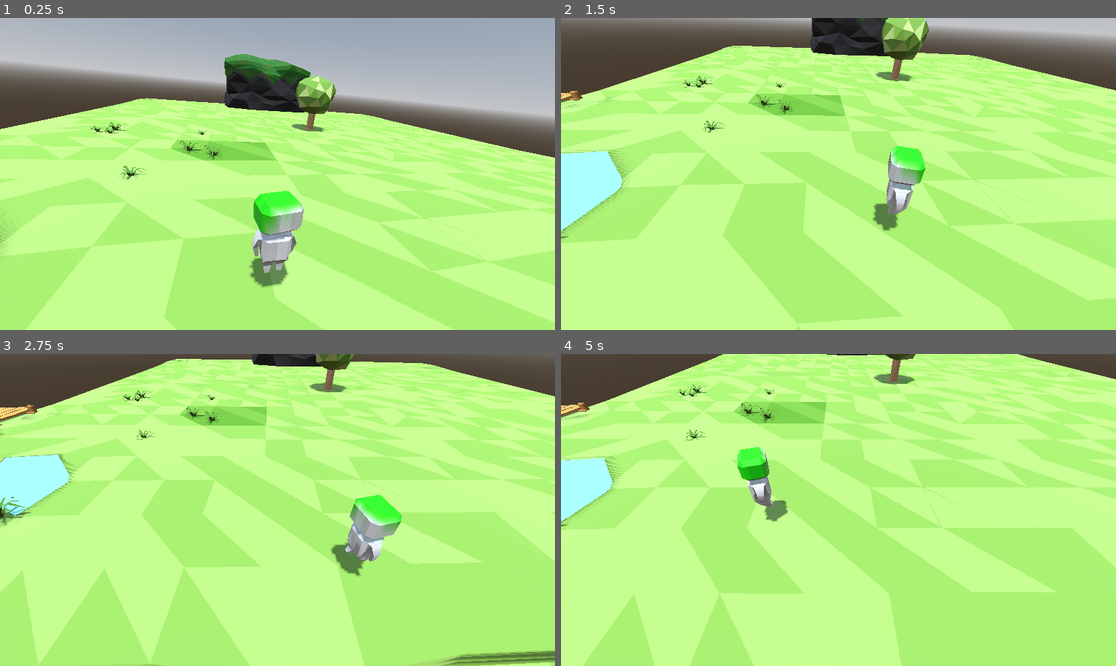
Above: before the commit, frames 1-4 (two rows, left to right).
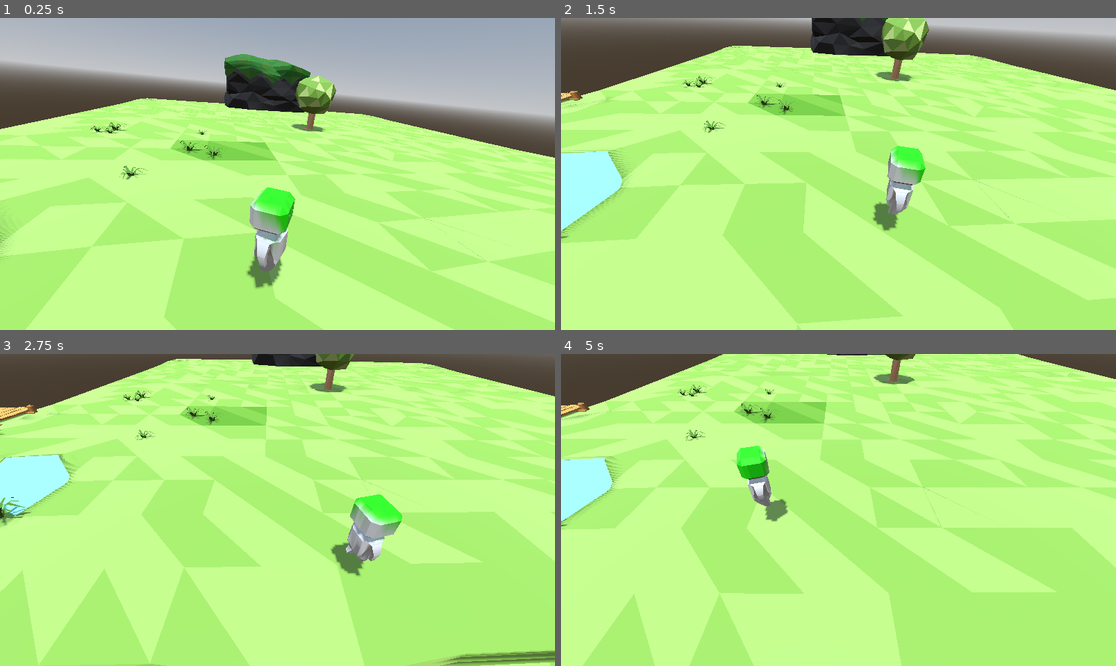
Above: after the commit, the same moments.

Repository: AYT04/SmallWorld4
Game: Godot game, scene res://scenes/scn_dev/scn_dev.tscn
The game is run twice, just before and just after one commit, with the same random seed, the same clock (stepped at 60 frames per second) and the same inputs.
Inputs:
- Up to frame 1 (0.25 s): no input
- Up to frame 2 (1.5 s): tap Enter at 0.5 s; hold D (right) 0.53-1.28 s; hold S (down) from 1.28 s (still down)
- Up to frame 3 (2.75 s): release S (down) at 2.03 s; hold D (right) from 2.03 s (still down)
- Up to frame 4 (5 s): release D (right) at 2.78 s; hold W (up) 2.78-3.53 s; hold A (left) from 3.53 s (still down)

The runs differ from the first frame. In frame 1, 1.6% of the frame differs, in the area x 44-55%, y 54-87%; in frame 2, less than 0.1%; in frame 3, less than 0.1%; in frame 4, 0.2%.

Commit message:
Seprate Player's motion to Character's animation

Diff:
--- a/scenes/scn_dev/scn_dev.tscn
+++ b/scenes/scn_dev/scn_dev.tscn
@@ -1,7 +1,8 @@
-[gd_scene load_steps=13 format=3 uid="uid://cvktd60i4fpgf"]
+[gd_scene load_steps=14 format=3 uid="uid://cvktd60i4fpgf"]
 
 [ext_resource type="PackedScene" uid="uid://cmte018uqxnuf" path="res://assets/beginnerIsland/beginnerIsland.glb" id="1_2eiu6"]
 [ext_resource type="PackedScene" uid="uid://bgm32afxr4n47" path="res://assets/tree/tree.glb" id="2_wlb2l"]
+[ext_resource type="Script" path="res://src/inputs/mvntAnim.gd" id="3_6t2ij"]
 [ext_resource type="Script" path="res://src/inputs/controller.gd" id="3_d52c4"]
 [ext_resource type="PackedScene" uid="uid://cmxq6teevu4lk" path="res://assets/robot/robot.glb" id="3_e3t0f"]
 [ext_resource type="Script" path="res://src/camera/follow_player.gd" id="4_vxe1e"]
@@ -62,12 +63,15 @@
 transform = Transform3D(-0.951105, 0, 0.308868, 0, 1, 0, -0.308868, 0, -0.951105, -7.96336, 2.17061, 17.4349)
 safe_margin = 0.611
 
+[node name="mvntAnim" type="Node" parent="beginnerIsland/Player" node_paths=PackedStringArray("glbmesh")]
+script = ExtResource("3_6t2ij")
+glbmesh = NodePath("../glbmesh")
+
 [node name="glbmesh" parent="beginnerIsland/Player" instance=ExtResource("3_e3t0f")]
 transform = Transform3D(0.95073, 0, 0.310013, 0, 1, 0, -0.310013, 0, 0.95073, -0.024497, -0.086031, -0.0242195)
 
-[node name="controller" type="Node" parent="beginnerIsland/Player" node_paths=PackedStringArray("glbmesh")]
+[node name="controller" type="Node" parent="beginnerIsland/Player"]
 script = ExtResource("3_d52c4")
-glbmesh = NodePath("../glbmesh")
 
 [node name="CollisionShape3D" type="CollisionShape3D" parent="beginnerIsland/Player"]
 transform = Transform3D(1, 0, 0, 0, 1, 0, 0, 0, 1, 0, 0.928668, 0)
--- a/src/inputs/controller.gd
+++ b/src/inputs/controller.gd
@@ -1,21 +1,16 @@
 extends Node
-
+class_name ControledByPlayer
 # Let the user control it's parent with the keyboard
 
 @export var speed: int = 200
 @export var gravity: int = 10
-@export var glbmesh: Node3D
 @export var active: bool = true # Movement can be disabled when inventory is openned for example
 
-var anim: AnimationPlayer
 var parent: CharacterBody3D
 var velocity = Vector2(0, 0)
 
 func _ready():
 	parent = get_parent()
-	assert(glbmesh is Node3D, "You need to provide a glbmesh to animate to contoller")
-	anim = glbmesh.get_node("AnimationPlayer")
-	assert(anim is AnimationPlayer, "contoller has been provided with an invalid glbmesh, no child named AnimationPlayer")
 	assert(parent is CharacterBody3D, "controller must have a CharacterBody3D as parent to control")
 
 func _process(delta):
@@ -62,11 +57,8 @@
 	parent.velocity = Vector3(velocity.x, -gravity, velocity.y)
 	parent.move_and_slide()
 
-	if velocity.length() < 1:
-		anim.play("IdleTrack")
-	else:
-		var target_angle = atan2(velocity.x, velocity.y)
-		var buff = parent.get_rotation()
-		buff.y = lerp_angle(buff.y, target_angle, 0.1)
-		parent.set_rotation(buff)
-		anim.play("WalkTrack")
+	#if velocity.length() >= 1:
+	var target_angle = atan2(velocity.x, velocity.y)
+	var buff = parent.get_rotation()
+	buff.y = lerp_angle(buff.y, target_angle, 0.1)
+	parent.set_rotation(buff)
--- /dev/null
+++ b/src/inputs/mvntAnim.gd
@@ -0,0 +1,22 @@
+extends Node
+class_name AnimAccordingToMvnt
+
+# Have the animation play according to its parent's movements
+
+@export var glbmesh: Node3D
+
+var anim: AnimationPlayer
+var parent: CharacterBody3D
+func _ready():
+	assert(glbmesh is Node3D, "You need to provide a glbmesh to animate to contoller")
+	anim = glbmesh.get_node("AnimationPlayer")
+	assert(anim is AnimationPlayer, "contoller has been provided with an invalid glbmesh, no child named AnimationPlayer")
+	parent = get_parent()
+	assert(parent is CharacterBody3D, "controller must have a CharacterBody3D as parent to control")
+
+func _process(delta):
+	var velocity = parent.get_real_velocity()
+	if velocity.length() < 1:
+		anim.play("IdleTrack")
+	else:
+		anim.play("WalkTrack")
